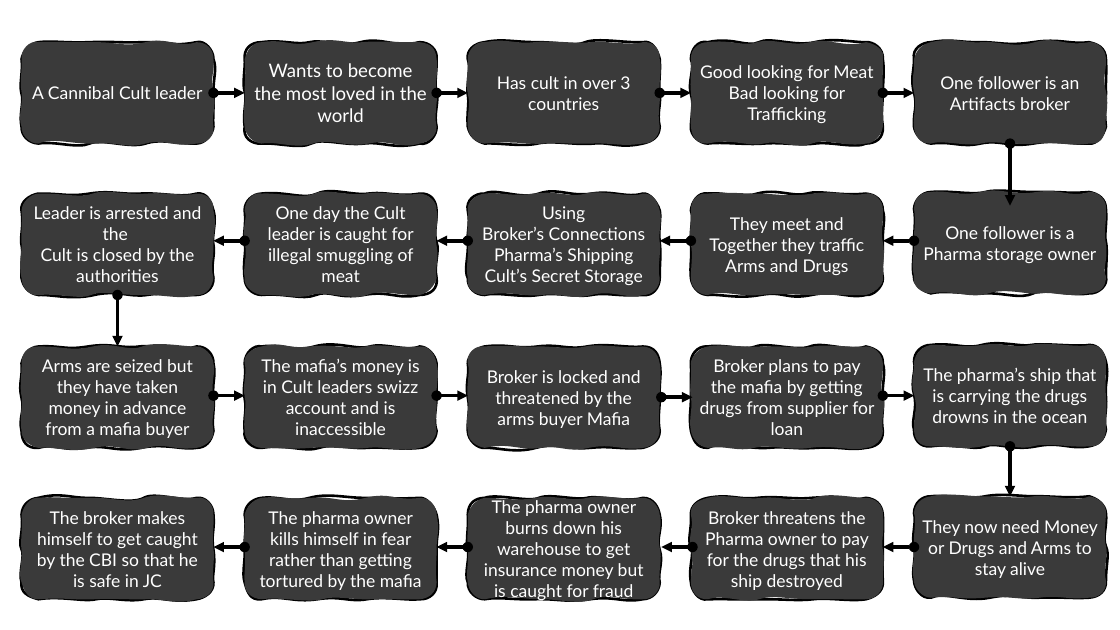
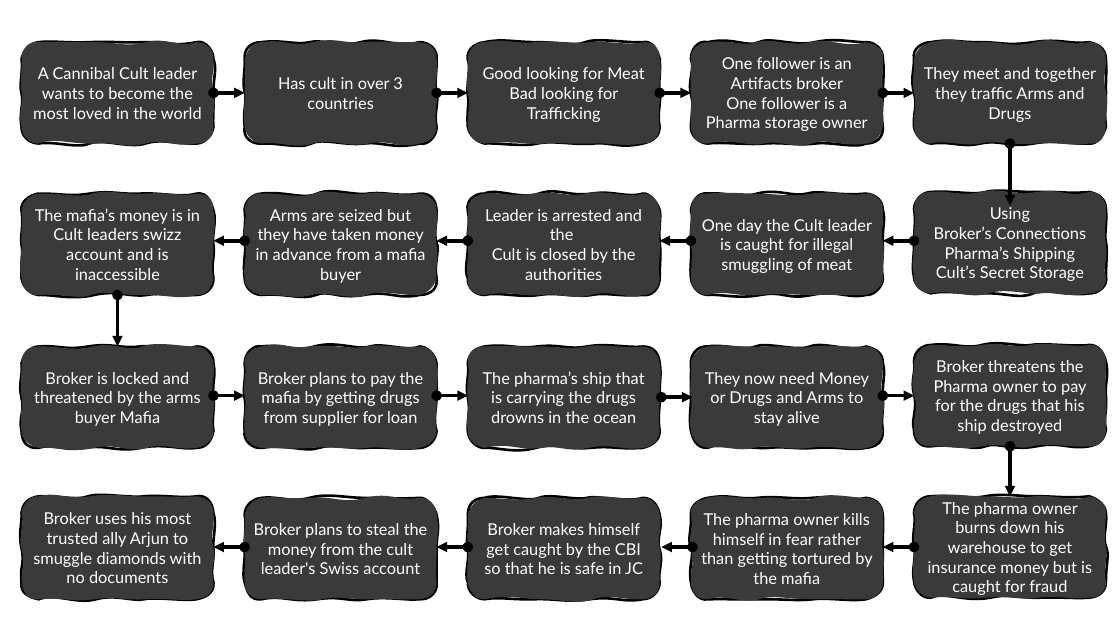
Before and after one commit to arya-prakyath/the-a-films, a slide deck: slide 5 of THE_A_Ideas/Innocent Gems/Innocent Gems - Flows.pptx (slide 6 before the commit). Drawn at 1120x630 pixels with LibreOffice and Linux fonts; fonts in the diff are those of the drawing. Boxes give left, top, right and bottom in pixels: in the first picture for what was removed or moved away, otherwise in the second. Text is boxed around its words. In the diff, an @@ line names an element or a change of style, - is before the commit and + after.

```diff
--- a/THE_A_Ideas/Innocent Gems/Innocent Gems - Flows.pptx
+++ b/THE_A_Ideas/Innocent Gems/Innocent Gems - Flows.pptx
@@ text in freeform shape at [706,57,868,131]: text changed; size 15 to 14 pt @@
-Good looking for Meat
-Bad looking for Trafficking
+One follower is an Artifacts broker
+One follower is a Pharma storage owner
@@ text in freeform shape at [33,67,202,119]: text changed; size 15 to 14 pt @@
-A Cannibal Cult leader
+A Cannibal Cult leader wants to become the most loved in the world
@@ text in freeform shape at [278,77,402,109]: text changed; size 16 to 14 pt @@
-Wants to become the most loved in the world
+Has cult in over 3 countries
@@ text in freeform shape at [483,67,644,122]: text changed; size 15 to 14 pt @@
-Has cult in over 3 countries
+Good looking for Meat
+Bad looking for Trafficking
@@ text in freeform shape at [924,67,1097,122]: text changed; size 15 to 14 pt @@
-One follower is an Artifacts broker
+They meet and together they traffic Arms and Drugs
@@ text in freeform shape at [35,208,200,280]: text changed; size 15 to 14 pt @@
-Leader is arrested and the
-Cult is closed by the authorities
+The mafia’s money is in Cult leaders swizz account and is inaccessible
@@ text in freeform shape at [256,209,426,283]: text changed; size 15 to 14 pt @@
-One day the Cult leader is caught for illegal smuggling of meat
+Arms are seized but they have taken money in advance from a mafia buyer
@@ text in freeform shape at [485,209,642,280]: text changed; size 15 to 14 pt @@
-Using
-Broker’s Connections
-Pharma’s Shipping
-Cult’s Secret Storage
+Leader is arrested and the
+Cult is closed by the authorities
@@ text in freeform shape at [934,207,1086,281]: text changed; size 15 to 14 pt @@
-One follower is a Pharma storage owner
+Using
+Broker’s Connections
+Pharma’s Shipping
+Cult’s Secret Storage
@@ text in freeform shape at [702,219,872,273]: text changed; size 15 to 14 pt @@
-They meet and Together they traffic Arms and Drugs
+One day the Cult leader is caught for illegal smuggling of meat
@@ text in freeform shape at [34,372,201,426]: text changed; size 15 to 14 pt @@
-Arms are seized but they have taken money in advance from a mafia buyer
+Broker is locked and threatened by the arms buyer Mafia
@@ text in freeform shape at [258,372,424,426]: text changed; size 15 to 14 pt @@
-The mafia’s money is in Cult leaders swizz account and is inaccessible
+Broker plans to pay the mafia by getting drugs from supplier for loan
@@ text in freeform shape at [483,371,645,423]: text changed; size 15 to 14 pt @@
-Broker is locked and threatened by the arms buyer Mafia
+The pharma’s ship that is carrying the drugs drowns in the ocean
@@ text in freeform shape at [705,372,869,426]: text changed; size 15 to 14 pt @@
-Broker plans to pay the mafia by getting drugs from supplier for loan
+They now need Money or Drugs and Arms to stay alive
@@ text in freeform shape at [934,360,1087,434]: text changed; size 15 to 14 pt @@
-The pharma’s ship that is carrying the drugs drowns in the ocean
+Broker threatens the Pharma owner to pay for the drugs that his ship destroyed
@@ freeform shape "Broker uses his most trusted ..." at [22,497,214,600]: outline redrawn @@
@@ text in freeform shape at [928,502,1092,595]: text changed; size 15 to 14 pt @@
-They now need Money or Drugs and Arms to stay alive
+The pharma owner burns down his warehouse to get insurance money but is caught for fraud
@@ text in freeform shape at [33,512,202,583]: text changed; size 15 to 14 pt @@
-The broker makes himself to get caught by the CBI so that he is safe in JC
+Broker uses his most trusted ally Arjun to smuggle diamonds with no documents
@@ text in freeform shape at [254,523,428,574]: text changed; size 15 to 14 pt @@
-The pharma owner kills himself in fear rather than getting tortured by the mafia
+Broker plans to steal the money from the cult leader's Swiss account
@@ text in freeform shape at [484,523,643,574]: text changed; size 15 to 14 pt @@
-The pharma owner burns down his warehouse to get insurance money but is caught for fraud
+Broker makes himself get caught by the CBI so that he is safe in JC
@@ text in freeform shape at [701,513,872,584]: text changed; size 15 to 14 pt @@
-Broker threatens the Pharma owner to pay for the drugs that his ship destroyed
+The pharma owner kills himself in fear rather than getting tortured by the mafia
```
Also in this commit, not shown: 2 other slides changed, 1 slide added, 1 other file.
